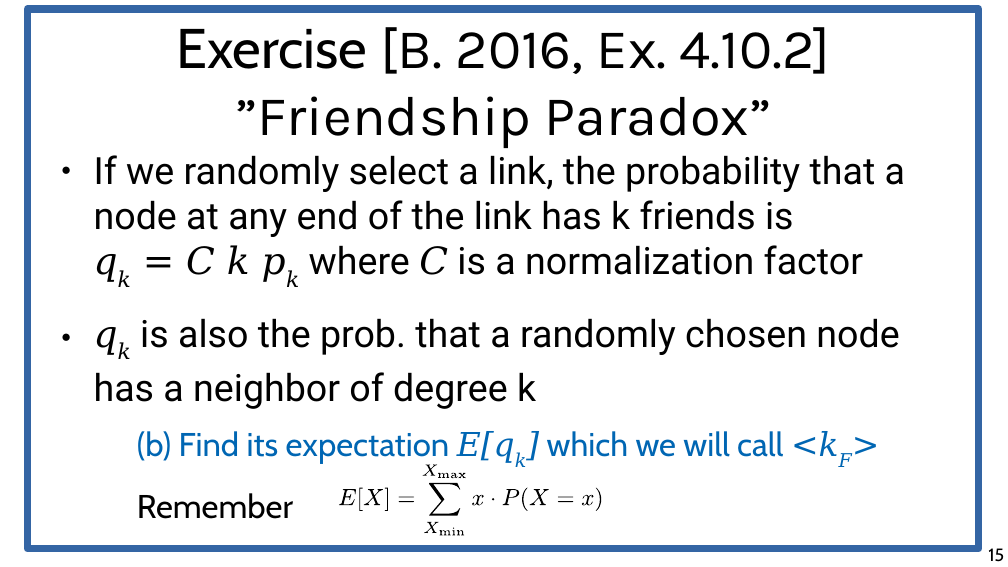
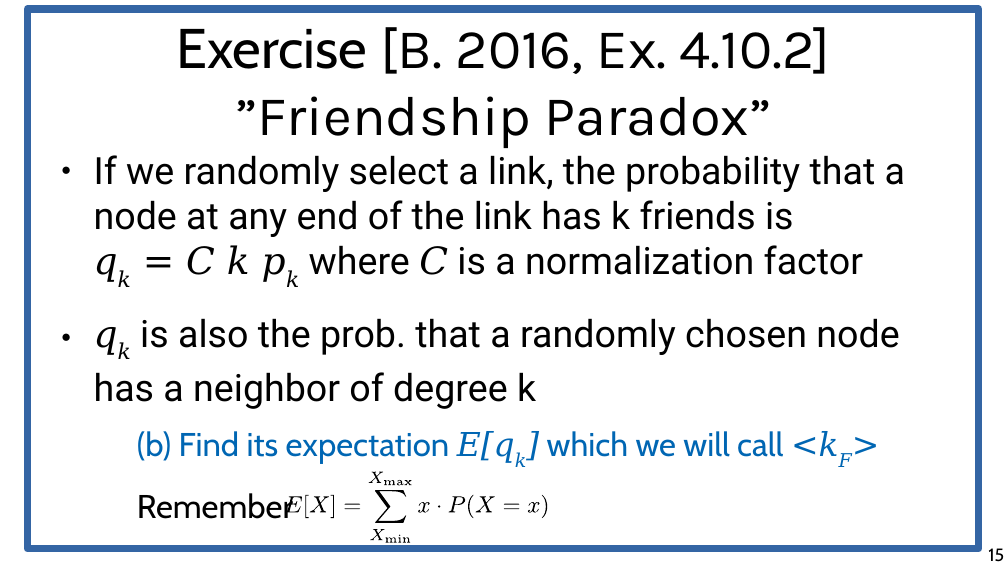
Before and after one commit to chatox/networks-science-course, a slide deck: slide 15 of theory/odp/tt15-friendship_paradox.odp. Drawn at 1008x567 pixels with LibreOffice and Linux fonts; fonts in the diff are those of the drawing. Boxes give left, top, right and bottom in pixels: in the first picture for what was removed or moved away, otherwise in the second. Text is boxed around its words. In the diff, an @@ line names an element or a change of style, - is before the commit and + after.

```diff
--- a/theory/odp/tt15-friendship_paradox.odp
+++ b/theory/odp/tt15-friendship_paradox.odp
@@ 4 freeform shapes: place and size @@
-4 freeform shapes at box(339, 489, 549, 505)
+4 freeform shapes at box(284, 497, 495, 512)
@@ 18 freeform shapes: place and size @@
-18 freeform shapes at box(359, 465, 601, 536)
+18 freeform shapes at box(306, 472, 547, 543)
```
Also in this commit, not shown: 4 other slides changed, 1 other file.
